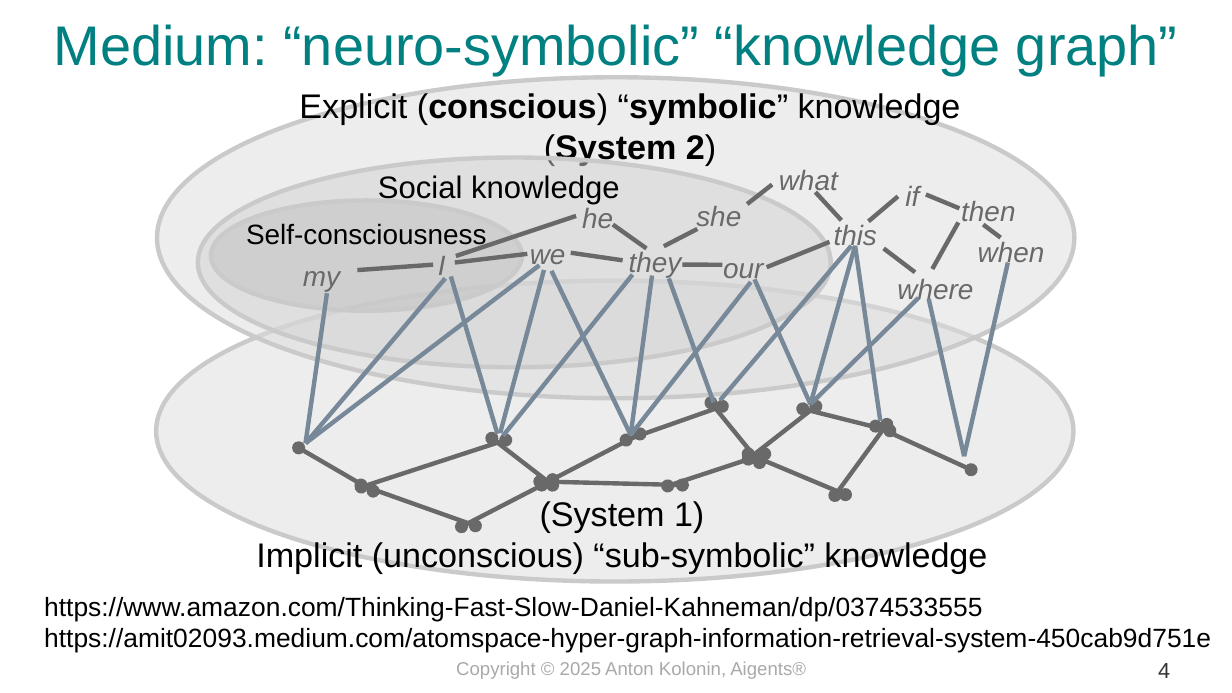
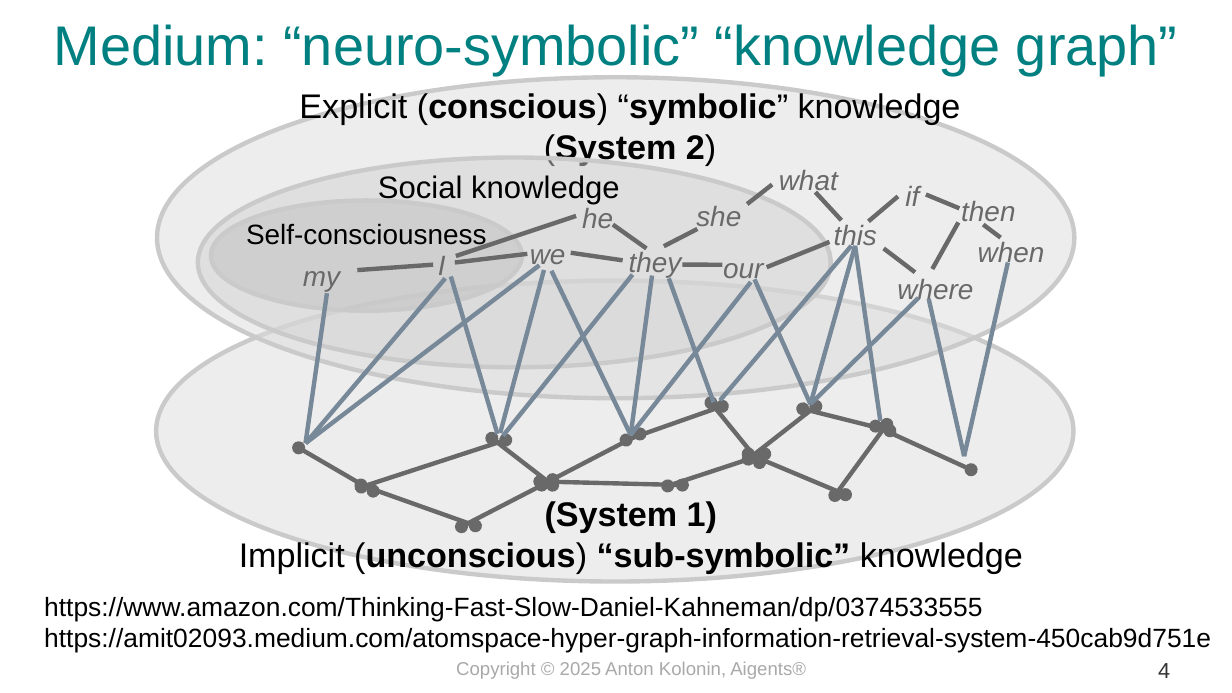
Before and after one commit to aigents/iai, a slide deck: slide 4 of docs/2025/psyche_model_kolonin_en.odp. Drawn at 1232x693 pixels with LibreOffice and Linux fonts; fonts in the diff are those of the drawing. Boxes give left, top, right and bottom in pixels: in the first picture for what was removed or moved away, otherwise in the second. Text is boxed around its words. In the diff, an @@ line names an element or a change of style, - is before the commit and + after.

```diff
--- a/docs/2025/psyche_model_kolonin_en.odp
+++ b/docs/2025/psyche_model_kolonin_en.odp
@@ text "(System 1)": place and size @@
-text "(System 1)" at box(256, 501, 987, 573)
+text "(System 1)" at box(239, 501, 1023, 573)
@@ text "(System 1)" at box(239, 501, 1023, 573): bold on in "(System 1)", "(unconscious) “sub-symbolic”" @@
```
Also in this commit, not shown: 5 other slides changed, 1 slide added, 1 other file.
